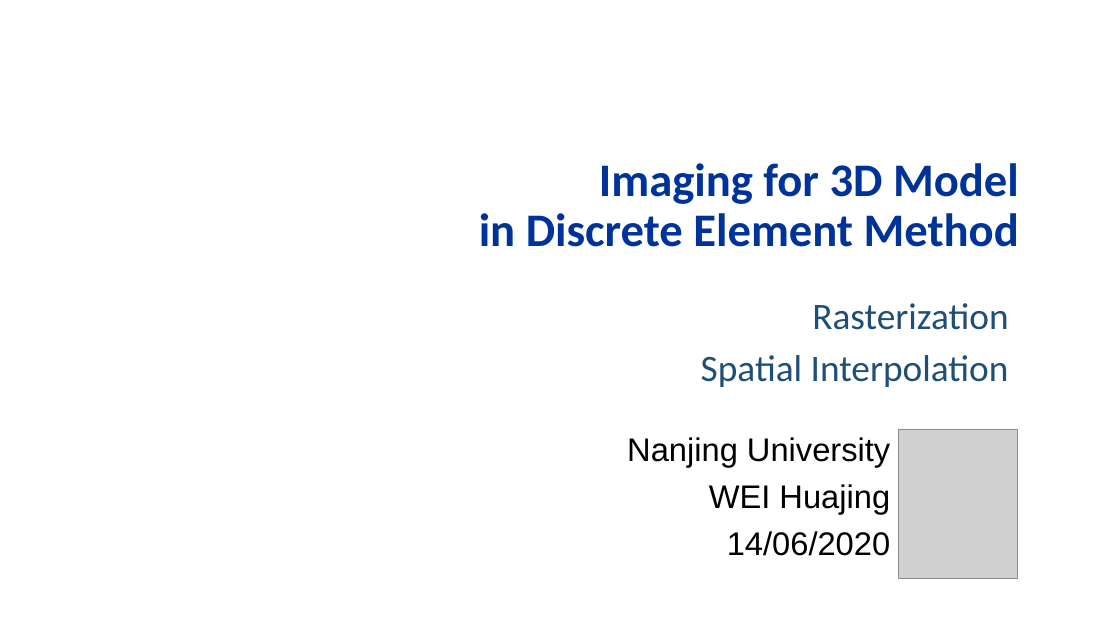
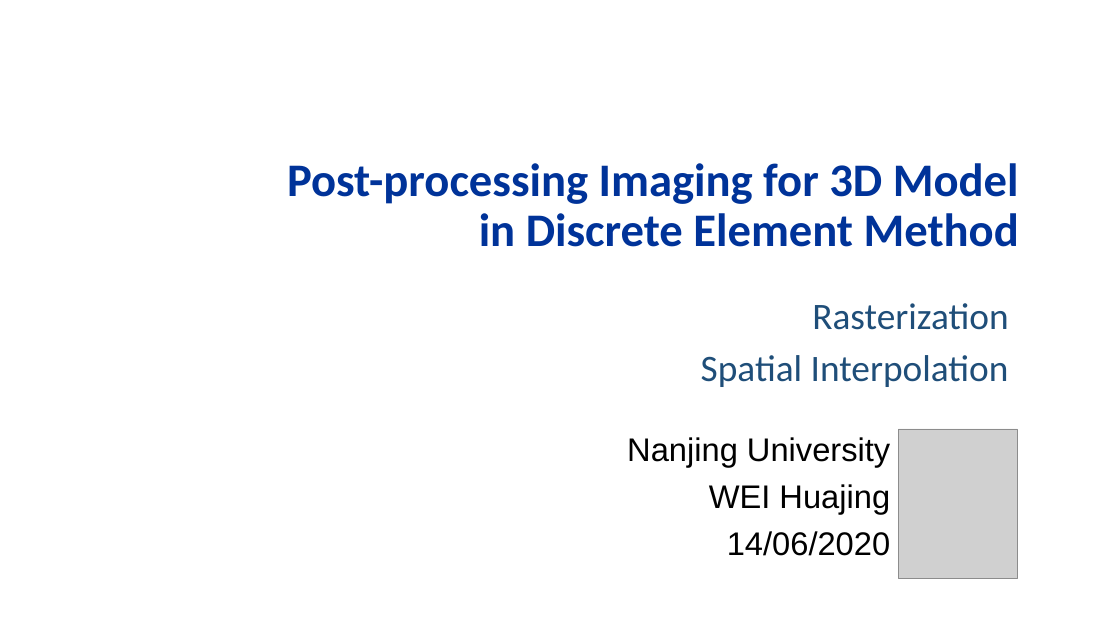
Before and after one commit to jerryweihuajing/Post-Processing, a slide deck: slide 1 of CG Finals.pptx. Drawn at 1120x630 pixels with LibreOffice and Linux fonts; fonts in the diff are those of the drawing; grey boxes stand for pictures. Boxes give left, top, right and bottom in pixels: in the first picture for what was removed or moved away, otherwise in the second. Text is boxed around its words. In the diff, an @@ line names an element or a change of style, - is before the commit and + after.

```diff
--- a/CG Finals.pptx
+++ b/CG Finals.pptx
@@ background #CCE8CF to #CEEACA @@
@@ title at (287,163,1019,247): text changed @@
-Imaging for 3D Model
-in Discrete Element Method
+Post-processing Imaging for 3D Model
+in Discrete Element Method
```
Also in this commit, not shown: 32 other slides changed, 1 slide removed.
